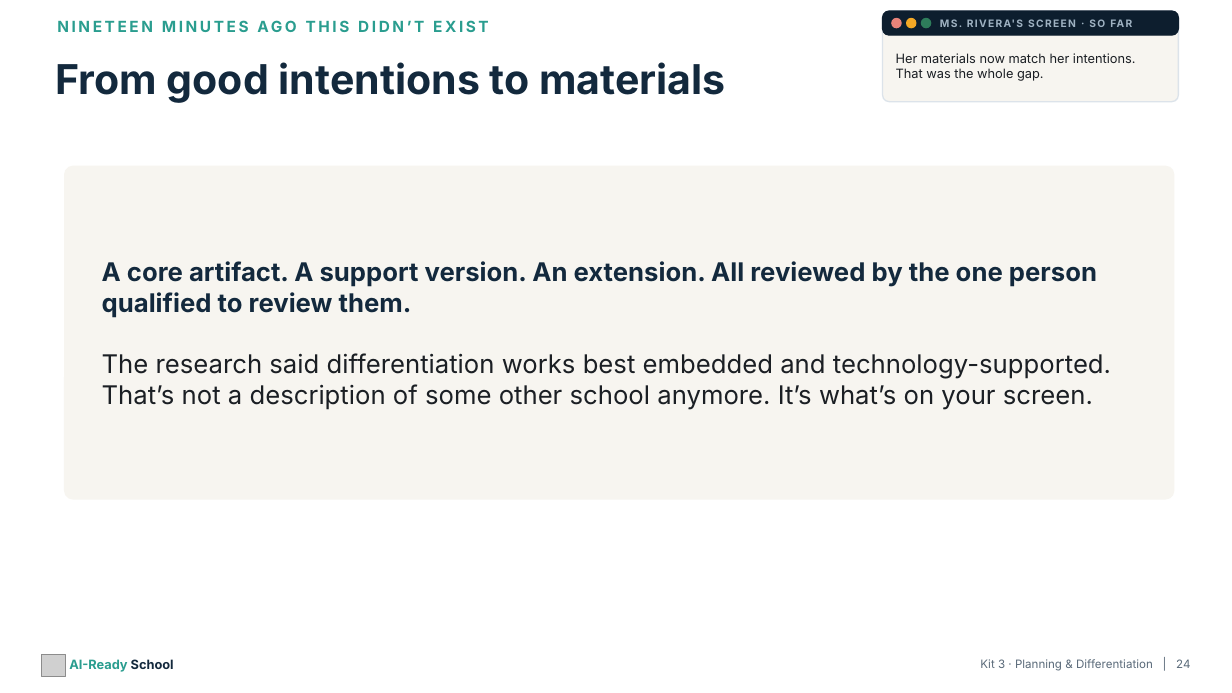
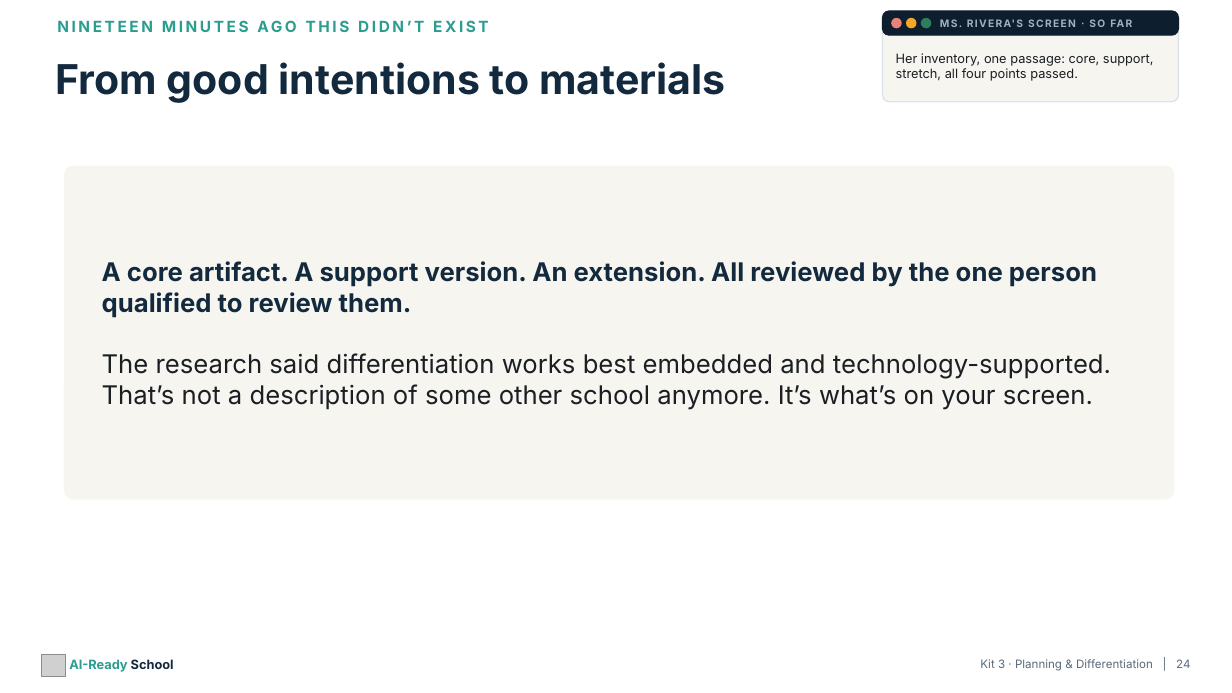
Before and after one commit to aspinozzi1/Ai-School-Ready, a slide deck: slide 24 of kits/kit03/Kit03_PresentationDeck.pptx. Drawn at 1232x693 pixels with LibreOffice and Linux fonts; fonts in the diff are those of the drawing; grey boxes stand for pictures. Boxes give left, top, right and bottom in pixels: in the first picture for what was removed or moved away, otherwise in the second. Text is boxed around its words. In the diff, an @@ line names an element or a change of style, - is before the commit and + after.

```diff
--- a/kits/kit03/Kit03_PresentationDeck.pptx
+++ b/kits/kit03/Kit03_PresentationDeck.pptx
@@ text at <box>896,53,1154,81</box>: text changed @@
-Her materials now match her intentions. That was the whole gap.
+Her inventory, one passage: core, support, stretch, all four points passed.
```
Also in this commit, not shown: 5 other slides changed, 4 other files.
